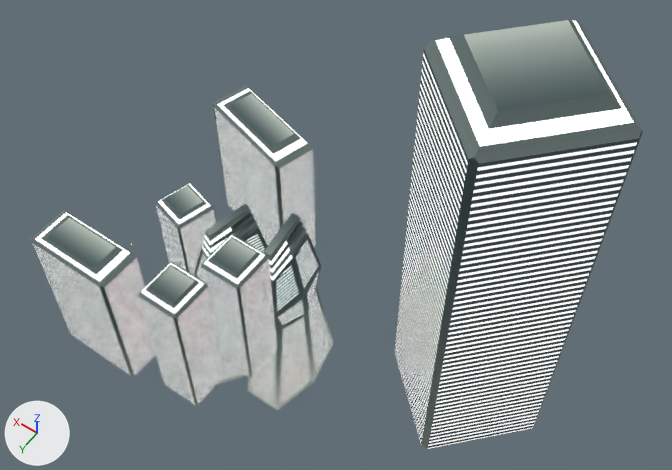
The glTF model Cyberpunk Scene/AFrame_CyberP_Scene/Cyberpunk_Scene.glb: old version first, new version second.
The view is the same before and after, from a camera (50 mm lens) standing at (-2333.0, 1611.0, 3483.0) and looking at (-641.0, -756.0, -238.0). Arrows for +X, +Y and +Z are at lower left; the lights stay in place. Where no turn or scale is listed for an object, it has been applied to the vertices. Vertices at the same position are counted once.

Names of what the first picture shows: 'Square building', 'Square building.001', 'Square building.002', 'Square building.003', 'Square building.004', 'Square building.005', 'Triangle Building', 'Triangle Building.001'.
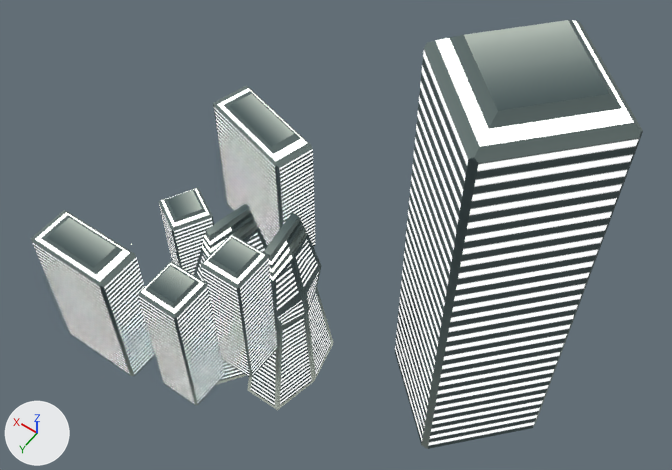
Edits to the bpy script that builds the scene:
```text
Change me_cube_010:
    where me_cube_010.from_pydata(...)  # 132 vertices, 256 faces; spans x -4.2..4.2, y -6.9..6.9, z -16.2..16.2
    used by ob_triangle_building; location = (-603.0, -383.0, -450.0); scale = (37.9, 37.9, 37.9)
    me_cube_010 part 1: texture (UV) coordinates of 36 of 256 faces, centred in x -3.1..3.1, y -5.9..5.9, z -10.2..9.8, changed; they spanned u 0.6..0.91, v 0.59..0.99 and now span u 0.6..0.91, v 0.35..0.58
Change me_cube_006:
    where me_cube_006.from_pydata(...)  # 32 vertices, 54 faces; spans x -77.0..77.0, y -77.0..77.0, z -284.0..284.0
    used by ob_square_building; location = (-602.0, -67.0, -85.0); scale = (1.39, 1.39, 1.39)
    me_cube_006 part 2: texture (UV) coordinates of 8 of 54 faces, centred in x -77.0..77.0, y -77.0..77.0, z -104.0..76.0, changed; they spanned u 0.52..0.78, v 0.01..0.98 and now span u 0.52..0.78, v 0.01..0.5
Change ob_square_building_003:
    ob_square_building_003.location: (-16.0, -351.0, -398.0) -> (-16.0, -351.0, -427.0)
    ob_square_building_003.rotation_euler: (0.0, 0.0, -0.265) -> (0.0, 0.0, -0.509)  # degrees (0, 0, -15) -> degrees (0, 0, -29)
```

Location of each change, [x1, y1, x2, y2] in pixels of the pictures (672 x 470 px):
'Square building.003', surface changed, moved, turned: before [156, 183, 217, 276]; after [158, 188, 214, 276]
part 1 of me_cube_010, surface changed: [196, 233, 331, 406] in both
part 2 of me_cube_006, surface changed: [32, 50, 639, 449] in both
